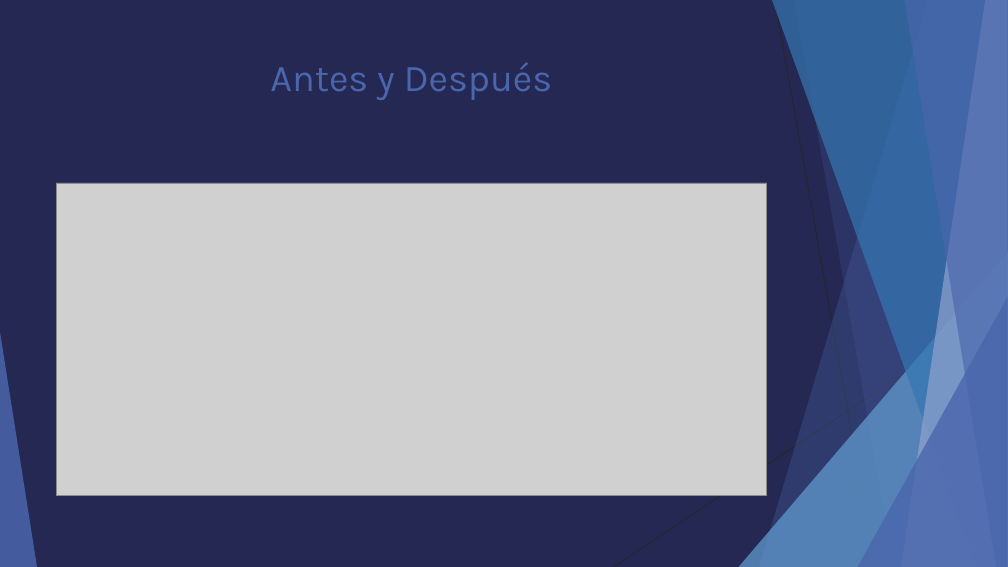
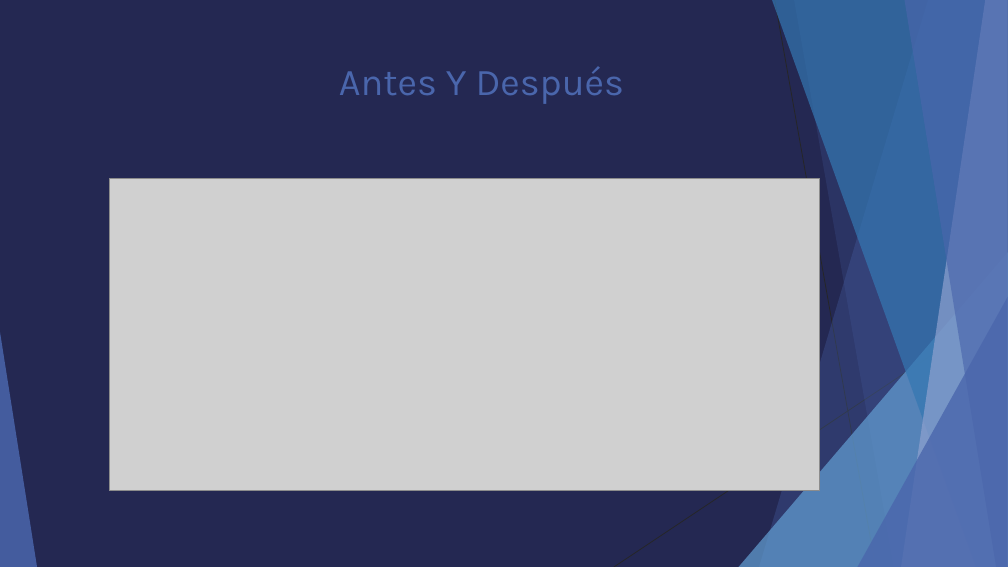
Before and after one commit to HectorKazuto/Videojuego, a slide deck: slide 2 of Proyecto/Python.pptx (slide 3 before the commit). Drawn at 1008x567 pixels with LibreOffice and Linux fonts; fonts in the diff are those of the drawing; grey boxes stand for pictures. Boxes give left, top, right and bottom in pixels: in the first picture for what was removed or moved away, otherwise in the second. Text is boxed around its words. In the diff, an @@ line names an element or a change of style, - is before the commit and + after.

Commit message:
Mas a powerpoint

```diff
--- a/Proyecto/Python.pptx
+++ b/Proyecto/Python.pptx
@@ title at box(339, 66, 624, 104): text changed @@
-Antes y Después
+Antes Y Después
@@ picture: place and size @@
-picture at box(56, 183, 767, 495)
+picture at box(109, 178, 820, 491)
```
Also in this commit, not shown: 7 other slides changed, 3 slides added.
